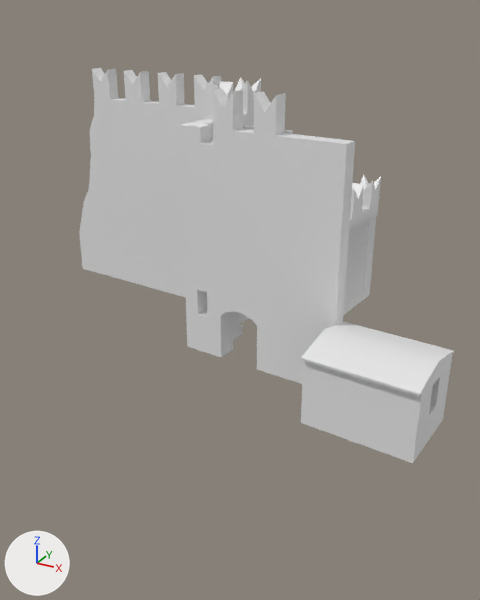
What one commit did to the FBX model Game Test/Assets/Villafranca/Castello/Castello.fbx.
One viewpoint serves both versions: a camera (50 mm lens) standing at (24.6, -300.9, 22.9) and looking at (5.3, -265.8, 5.3). The axes (+X, +Y, +Z) are drawn at lower left. The lights are the same throughout. Where no turn or scale is listed for an object, it has been applied to the vertices. Vertices at the same position are counted once.

Names of what the first picture shows: 'Frontale_Muro_Rotto', 'Ingresso_Facciata', 'Ingresso_Muro_Sx', 'Museo'.
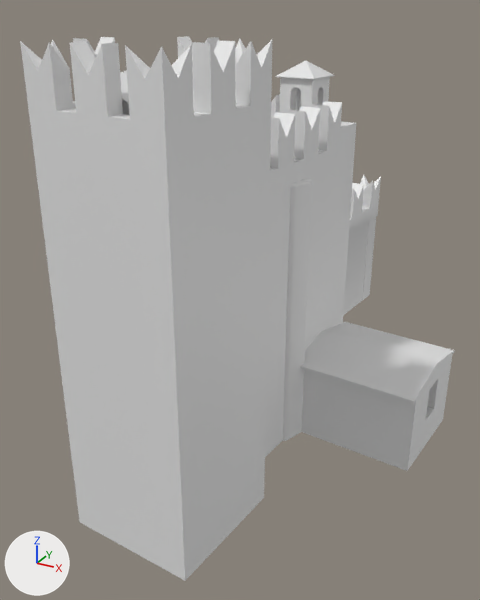
Changed parts and their boxes (x1, y1, x2, y2) in the pictures (480 x 600 px):
'Torre_Interna_2', added: after (20, 36, 272, 581)
'Frontale_Muro_Rotto', reshaped: before (79, 68, 355, 384); after (124, 70, 356, 457)
'Museo', reshaped, moved: before (301, 322, 454, 463); after (300, 322, 455, 471)
'Muro_accennato', added: after (283, 179, 312, 441)
'Campanile', added: after (275, 61, 335, 113)
'Tettoia', added: after (120, 72, 129, 115)
part 1 of me_mesh_002, built on: before (197, 148, 328, 384); after (265, 101, 356, 457)

The change, as a diff of the scene's bpy script:
```diff
--- a/Game Test/Assets/Villafranca/Castello/Castello.fbx.py
+++ b/Game Test/Assets/Villafranca/Castello/Castello.fbx.py
@@ me_mesh_001 @@
 me_mesh_001.from_pydata(...)  # 208 vertices, 204 faces; spans x -2.25..5.23, y -3.32..2.96, z -2.25..3.0
 # used by ob_museo; location = (13.77, -267.15, 2.25)
+# me_mesh_001 part 2: the whole mesh is multiplied about the mesh origin by the matrix ((1.001, 0.014, 0.0), (0.014, 1.157, 0.0), (0.0, 0.0, 1.0))
@@ me_mesh_002 @@
 # used by ob_frontale_muro_rotto; location = (-6.83, -256.57, 7.5)
-me_mesh_002.from_pydata(...)  # 1425 vertices, 1096 faces; spans x -10.5..18.8, y -9.0..1.7, z -7.5..10.8
+me_mesh_002.from_pydata(...)  # 1657 vertices, 1326 faces; spans x -10.5..18.8, y -19.9..1.7, z -7.5..10.8
+# me_mesh_002 part 1: 5 vertices moved from x 9.7..12.7, y -8.5..-8.2, z -2.9..-0.6 to x 9.6..12.6, y -9.7..-9.4, z -3.6..-0.6; 4 vertices removed from x 10.1..15.6, y -8.7..-8.3, z -4.4..-2.9; 236 vertices added at x 6.9..18.8, y -19.9..-7.8, z -7.5..10.8
@@ me_mesh_006 @@
+me_mesh_006.from_pydata(...)  # 396 vertices, 327 faces; spans x -5.0..2.0, y -6.1..0.7, z -1.0..20.8
@@ me_mesh_013 @@
+me_mesh_013.from_pydata(...)  # 934 vertices, 1180 faces; spans x -1.3..1.3, y -1.3..1.3, z -4.2..1.04
@@ me_mesh_010 @@
+me_mesh_010.from_pydata(...)  # 22 vertices, 15 faces; spans x -1.63..1.75, y -0.32..1.66, z -0.9..0.95
@@ me_mesh_014 @@
+me_mesh_014.from_pydata(...)  # 180 vertices, 157 faces; spans x -0.6..0.5, y -0.7..0.8, z -7.5..7.5
@@ ob_museo @@
 ob_museo = bpy.data.objects.new('Museo', me_mesh_001)
-ob_museo.location = (13.77, -267.15, 2.25)
+ob_museo.location = (13.73, -267.55, 2.25)
@@ ob_torre_interna_2 @@
+ob_torre_interna_2 = bpy.data.objects.new('Torre_Interna_2', me_mesh_006)
+ob_torre_interna_2.location = (10.6, -276.97, 1.0)
@@ ob_campanile @@
+ob_campanile = bpy.data.objects.new('Campanile', me_mesh_013)
+ob_campanile.location = (9.12, -265.25, 19.19)
@@ ob_tettoia @@
+ob_tettoia = bpy.data.objects.new('Tettoia', me_mesh_010)
+ob_tettoia.location = (9.78, -281.94, 19.75)
@@ ob_muro_accennato @@
+ob_muro_accennato = bpy.data.objects.new('Muro_accennato', me_mesh_014)
+ob_muro_accennato.location = (11.47, -270.98, 7.5)
```
